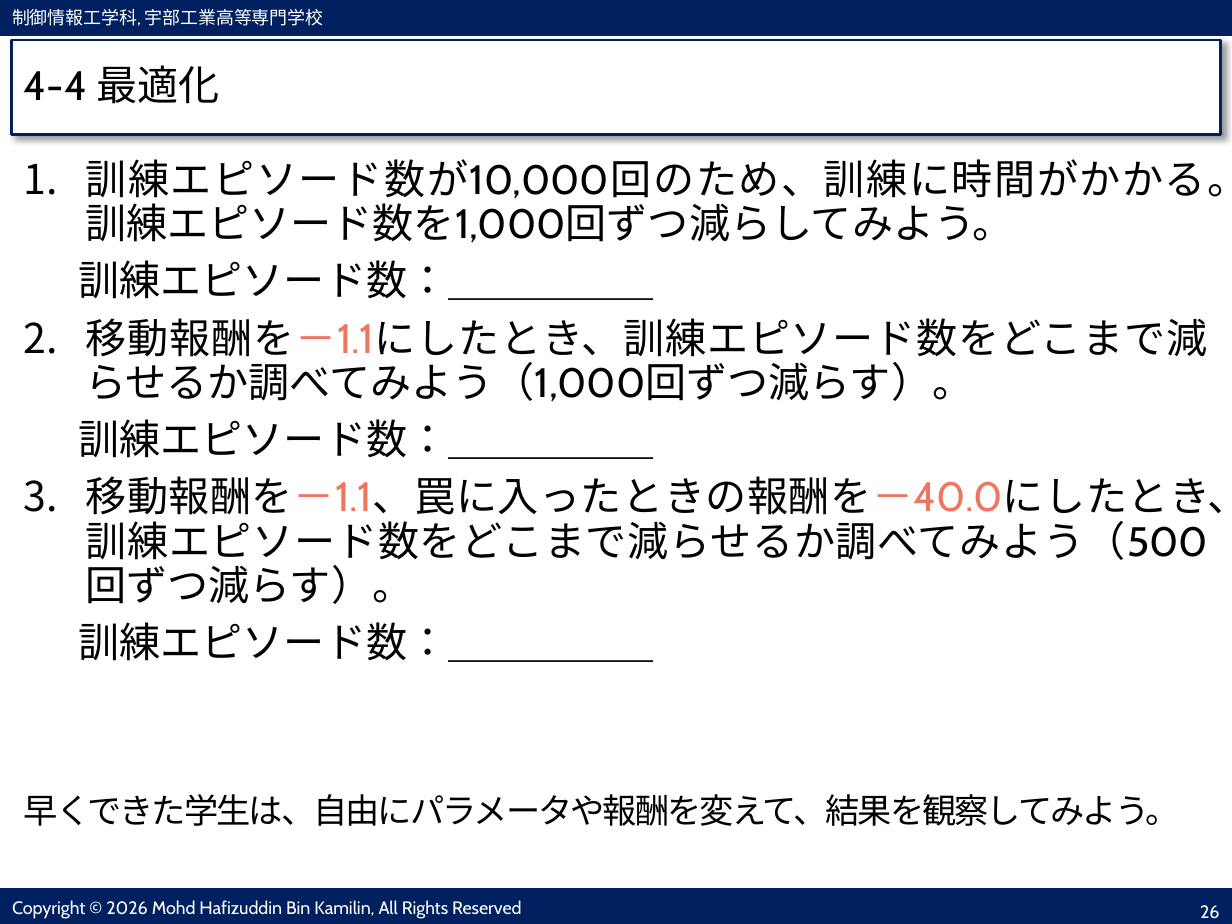
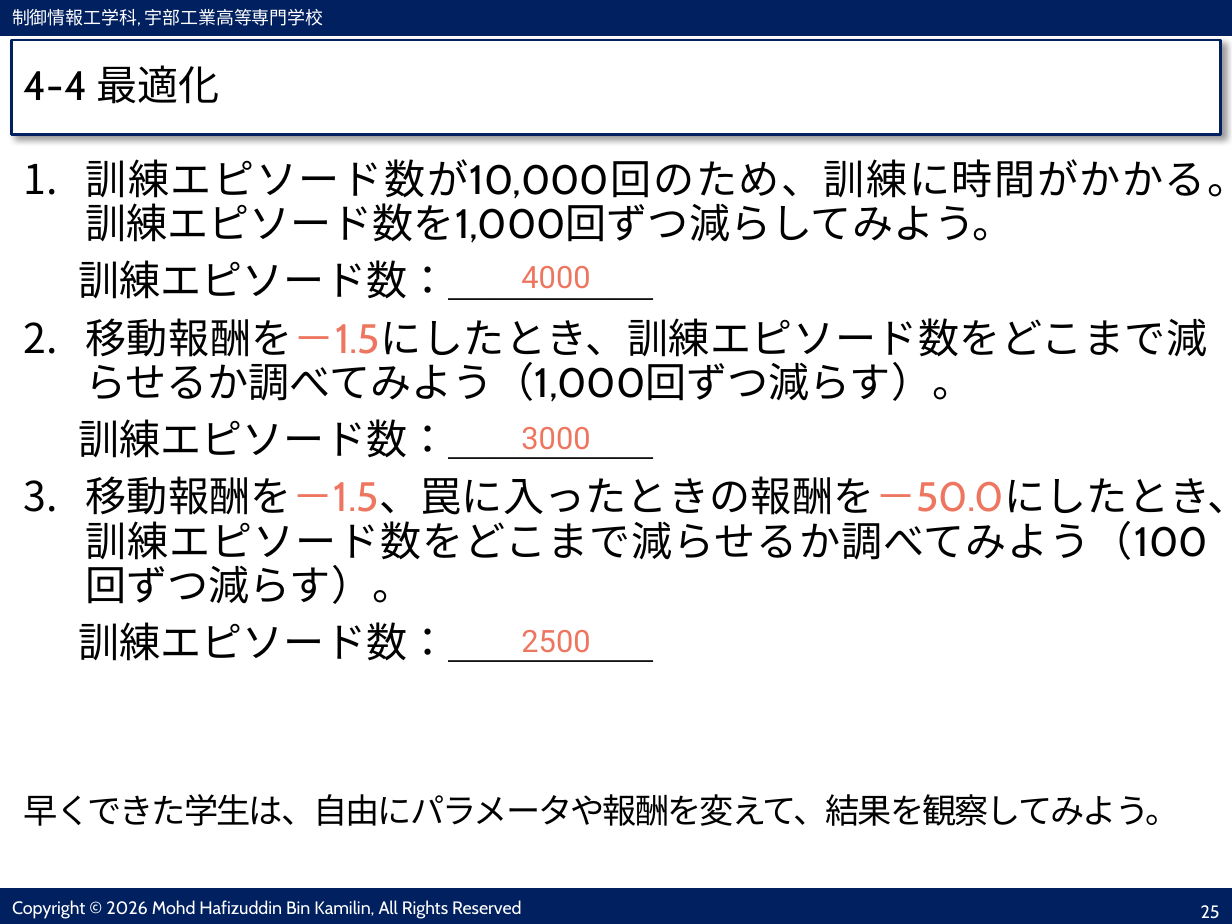
Before and after one commit to ise-nituc/q_learning, a slide deck: slide 25 of doc/プリント.pptx (slide 26 before the commit). Drawn at 1232x924 pixels with LibreOffice and Linux fonts; fonts in the diff are those of the drawing. Boxes give left, top, right and bottom in pixels: in the first picture for what was removed or moved away, otherwise in the second. Text is boxed around its words. In the diff, an @@ line names an element or a change of style, - is before the commit and + after.

```diff
--- a/doc/プリント.pptx
+++ b/doc/プリント.pptx
@@ text added at (521,266,590,289), 18 pt, text #EE7660 @@
+4000
@@ text at (85,318,1207,402): text changed @@
-2. 移動報酬を－1.1にしたとき、訓練エピソード数をどこまで減らせるか調べてみよう（1,000回ずつ減らす）。
+2. 移動報酬を－1.5にしたとき、訓練エピソード数をどこまで減らせるか調べてみよう（1,000回ずつ減らす）。
@@ text added at (521,427,590,450), 18 pt, text #EE7660 @@
+3000
@@ text at (85,476,1232,604): text changed @@
-3. 移動報酬を－1.1、罠に入ったときの報酬を－40.0にしたとき、訓練エピソード数をどこまで減らせるか調べてみよう（500回ずつ減らす）。
+3. 移動報酬を－1.5、罠に入ったときの報酬を－50.0にしたとき、訓練エピソード数をどこまで減らせるか調べてみよう（100回ずつ減らす）。
@@ text added at (521,630,590,653), 18 pt, text #EE7660 @@
+2500
@@ page number at (1201,905,1220,919): text changed @@
-26
+25
```
Also in this commit, not shown: 5 other slides changed, 2 slides removed, 13 other files.
